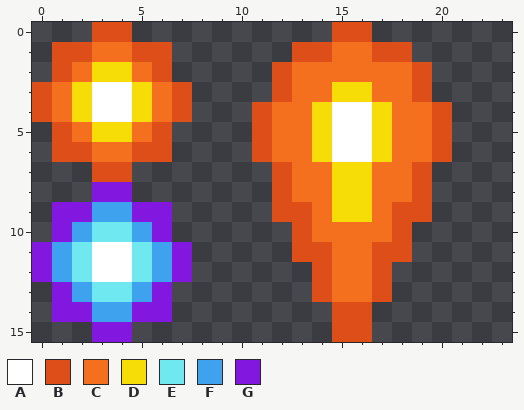
Pixel-art sprite: game/graphics/bullet/bullet.png. Above is the file before it was changed.
The file is 24x16 pixels. Pixels under 10% opacity are left out.
Palette (. is transparent): A #ffffff  B #de4e18  C #f46f1e  D #f7dd08  E #6fe8ef  F #3fa2ef  G #8217e0
Pixels before, first column x 0:
 0 ...BB..........BB....
 1 .BBCCBB......BBCCBB..
 2 .BCDDCB.....BCCCCCCB.
 3 BCDAADCB....BCCDDCCB.
 4 BCDAADCB...BCCDAADCCB
 5 .BCDDCB....BCCDAADCCB
 6 .BBCCBB....BCCDAADCCB
 7 ...BB.......BCCDDCCB.
 8 ...GG.......BCCDDCCB.
 9 .GGFFGG.....BBCDDCBB.
10 .GFEEFG......BCCCCB..
11 GFEAAEFG.....BBCCBB..
12 GFEAAEFG......BCCB...
13 .GFEEFG.......BCCB...
14 .GGFFGG........BB....
15 ...GG..........BB....
New version:
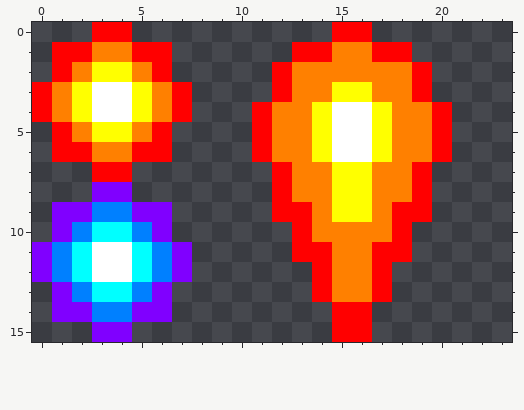
The edit:
colour B: #de4e18 -> #ff0000
colour C: #f46f1e -> #ff8000
colour D: #f7dd08 -> #ffff00
colour E: #6fe8ef -> #00ffff
colour F: #3fa2ef -> #0080ff
colour G: #8217e0 -> #8000ff
